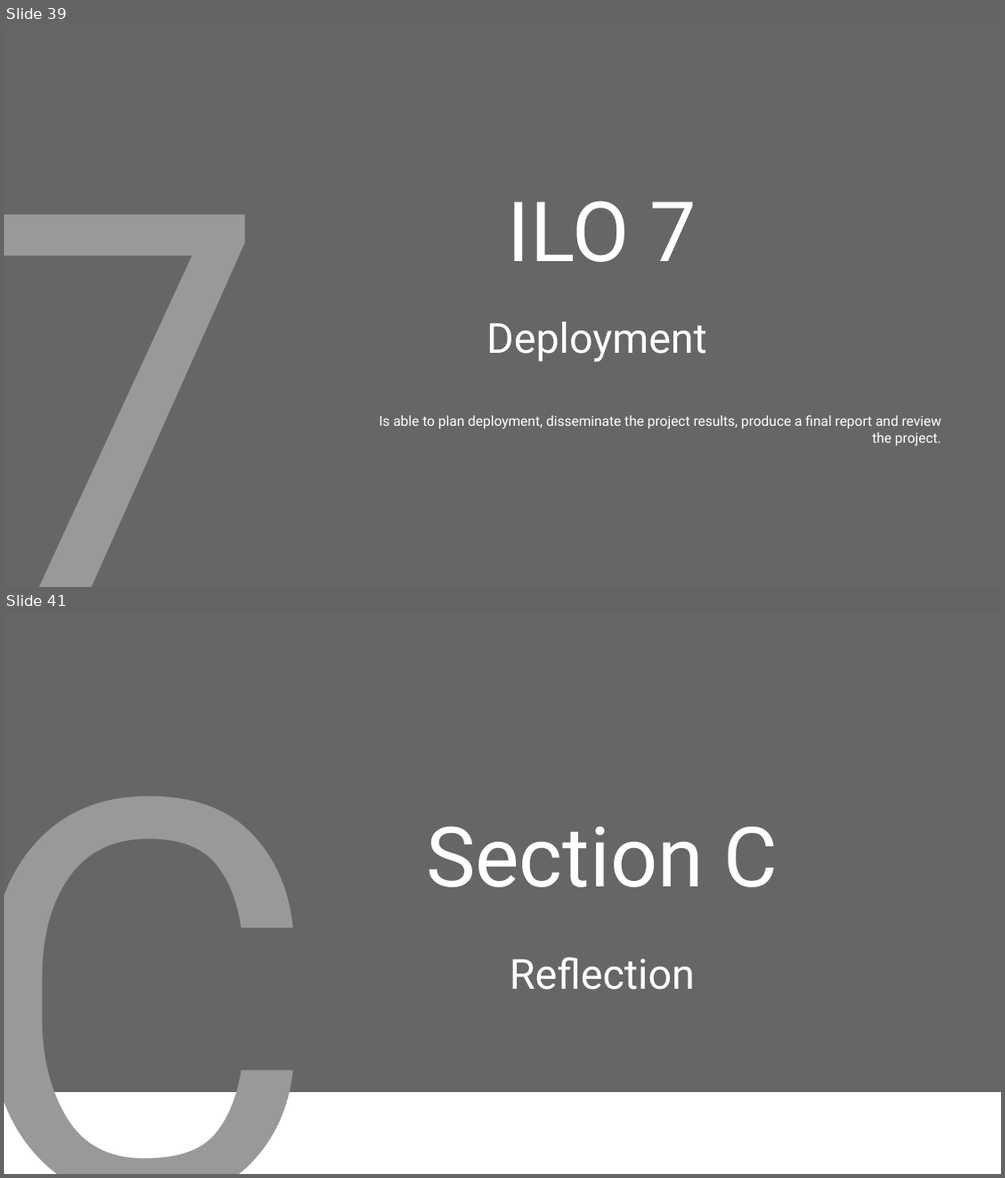
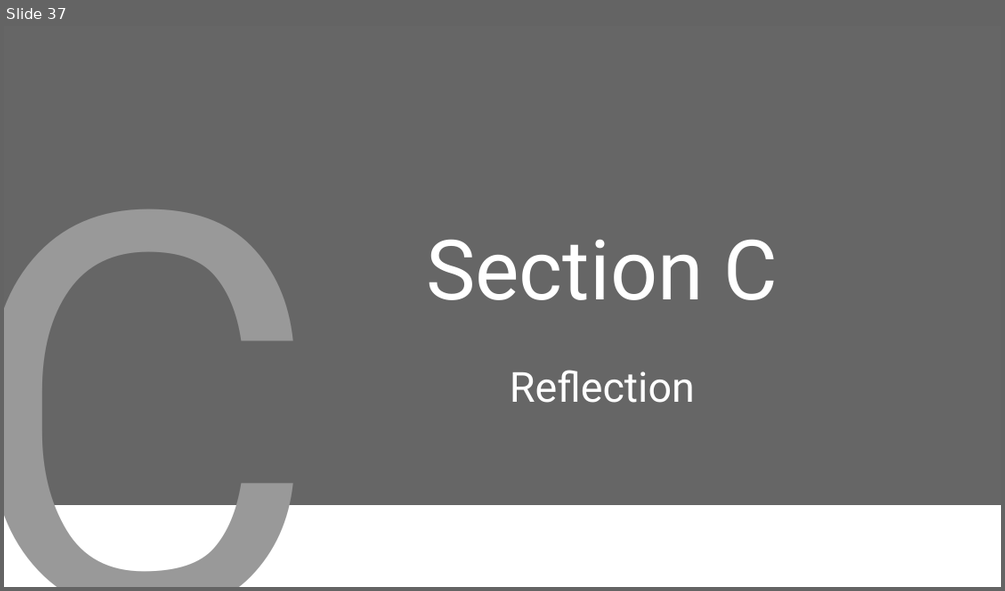
Before and after one commit to PsDragon/ADSAI_FOR_SECOND_YEARS, a slide deck: docs/Year2/BlockA/MS Teams Assignment Template/2022-23-ADS_AI Learning Log Y2A.pptx. Shown one above the other, each under a label of ours: slides 39 and 41 before the commit, slide 37 after it; the slides between them are not shown. The pictures are 1005x1178 and 1005x591 pixels, drawn with LibreOffice and Linux fonts; fonts in the diff are those of the drawing; background and template pictures are left out. Boxes give left, top, right and bottom in pixels: in the first picture for what was removed or moved away, otherwise in the second. Text is boxed around its words. In the diff, an @@ line names an element or a change of style, - is before the commit and + after.

```diff
--- a/docs/Year2/BlockA/MS Teams Assignment Template/2022-23-ADS_AI Learning Log Y2A.pptx
+++ b/docs/Year2/BlockA/MS Teams Assignment Template/2022-23-ADS_AI Learning Log Y2A.pptx
@@ slide 39 removed at box(4, 26, 1001, 587), background #666666 @@
@@ text removed at box(4, 108, 327, 587) @@
-7
@@ title removed at box(508, 201, 696, 262) @@
-ILO 7
@@ subtitle removed at box(486, 321, 707, 362) @@
-Deployment
@@ subtitle removed at box(379, 415, 941, 445) @@
-Is able to plan deployment, disseminate the project results, produce a final report and review the project.
@@ what was slide 41 is now slide 37 @@
```
Also in this commit, not shown: 13 slides changed, 3 other slides removed, 1 other file.
